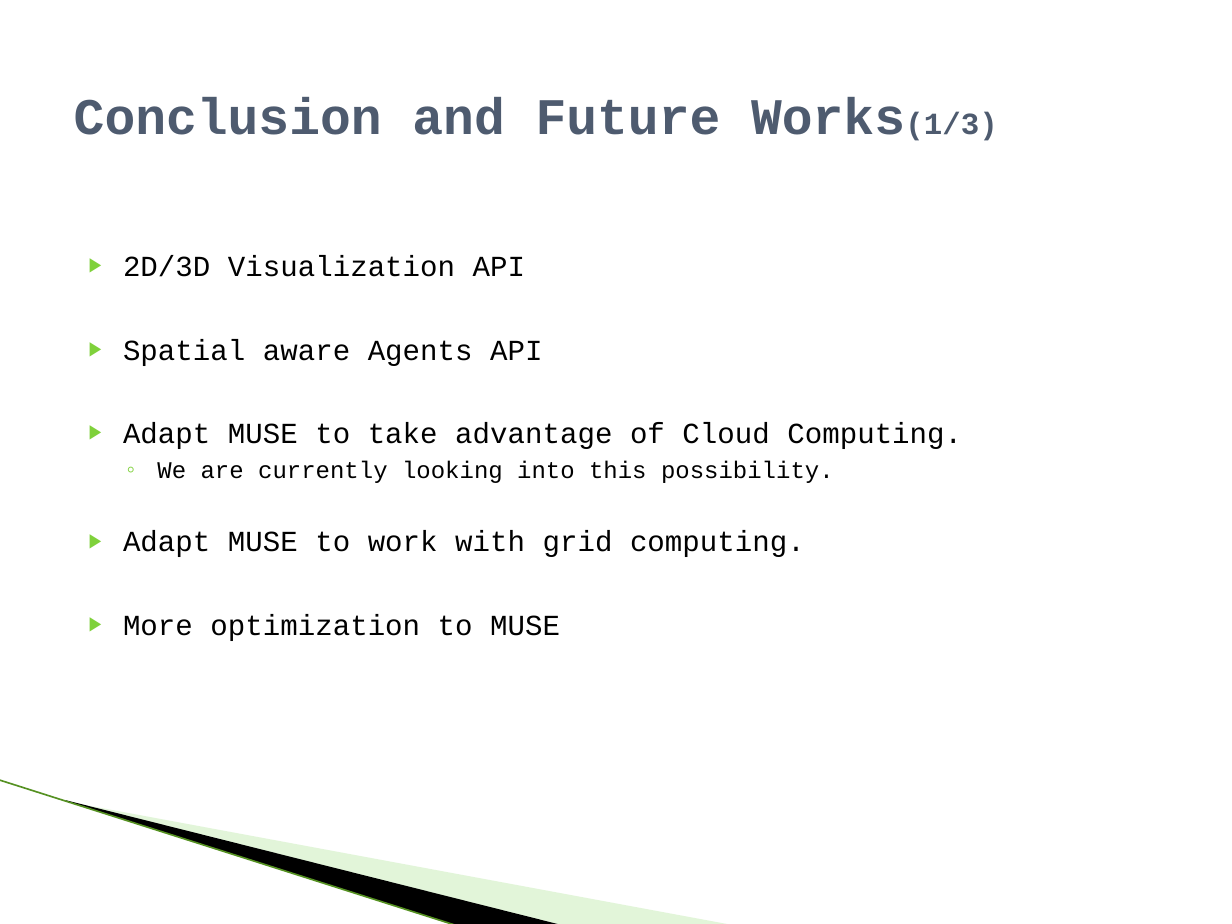
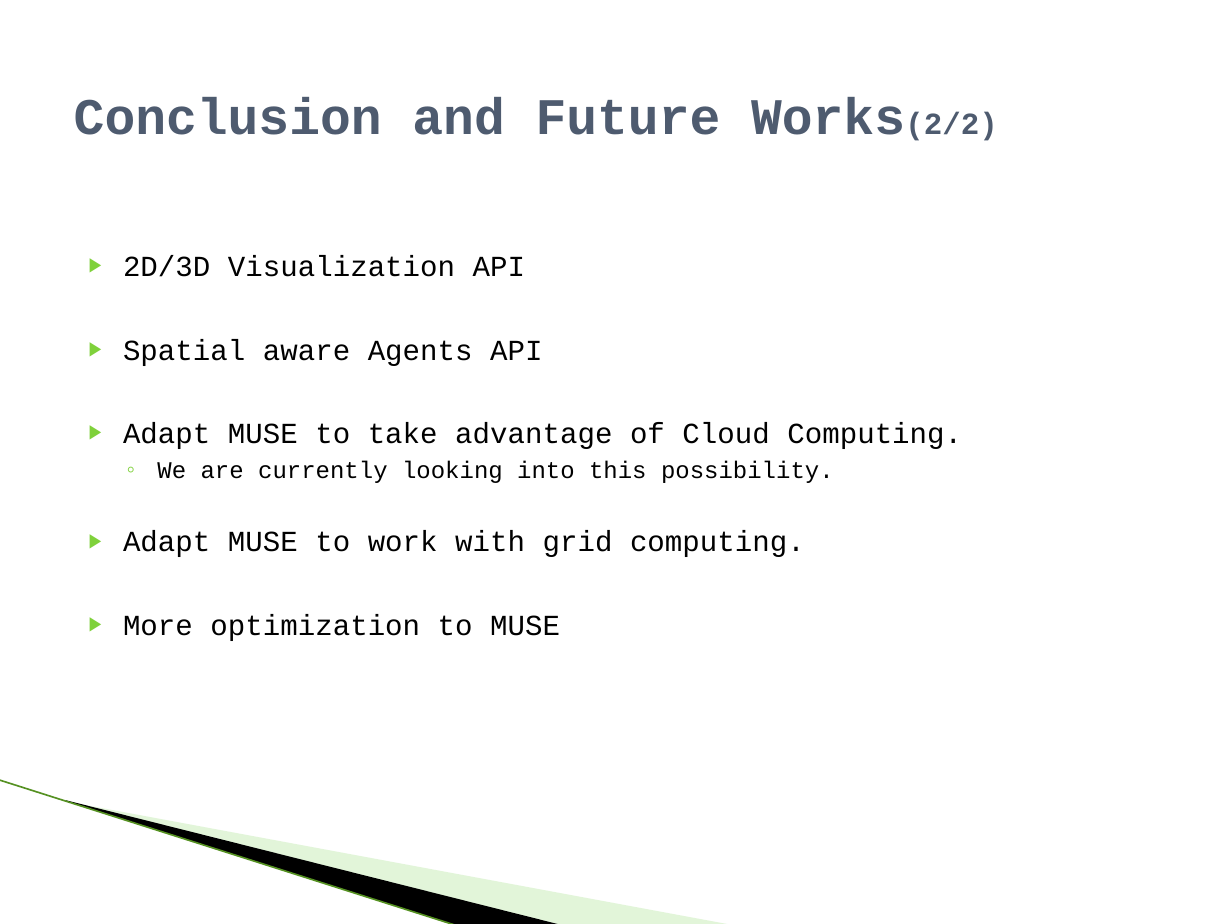
Before and after one commit to raodj/muse, a slide deck: slide 25 of Thesis/MUSE_Defense_presentation.pptx (slide 23 before the commit). Drawn at 1232x924 pixels with LibreOffice and Linux fonts; fonts in the diff are those of the drawing; background and template pictures are left out. Boxes give left, top, right and bottom in pixels: in the first picture for what was removed or moved away, otherwise in the second. Text is boxed around its words. In the diff, an @@ line names an element or a change of style, - is before the commit and + after.

Commit message:
Presentation is complete and typos fixed

```diff
--- a/Thesis/MUSE_Defense_presentation.pptx
+++ b/Thesis/MUSE_Defense_presentation.pptx
@@ title at bbox=[74, 97, 997, 141]: text changed @@
-Conclusion and Future Works(1/3)
+Conclusion and Future Works(2/2)
```
Also in this commit, not shown: 19 other slides changed, 2 slides added.
